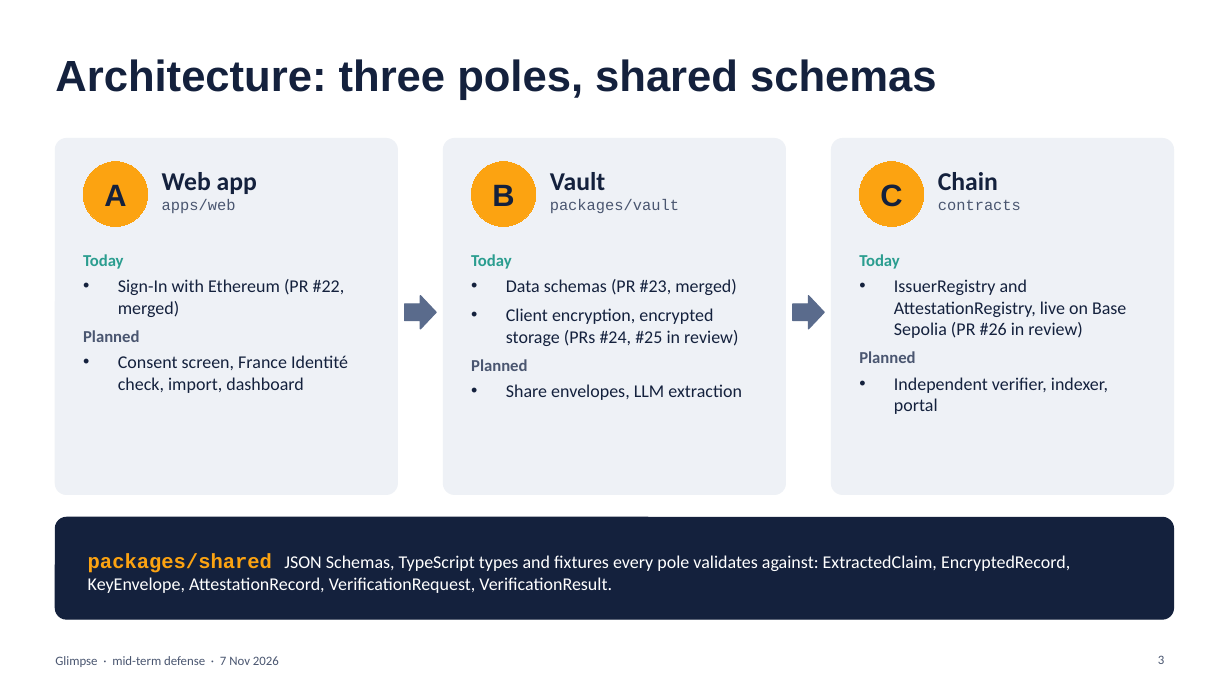
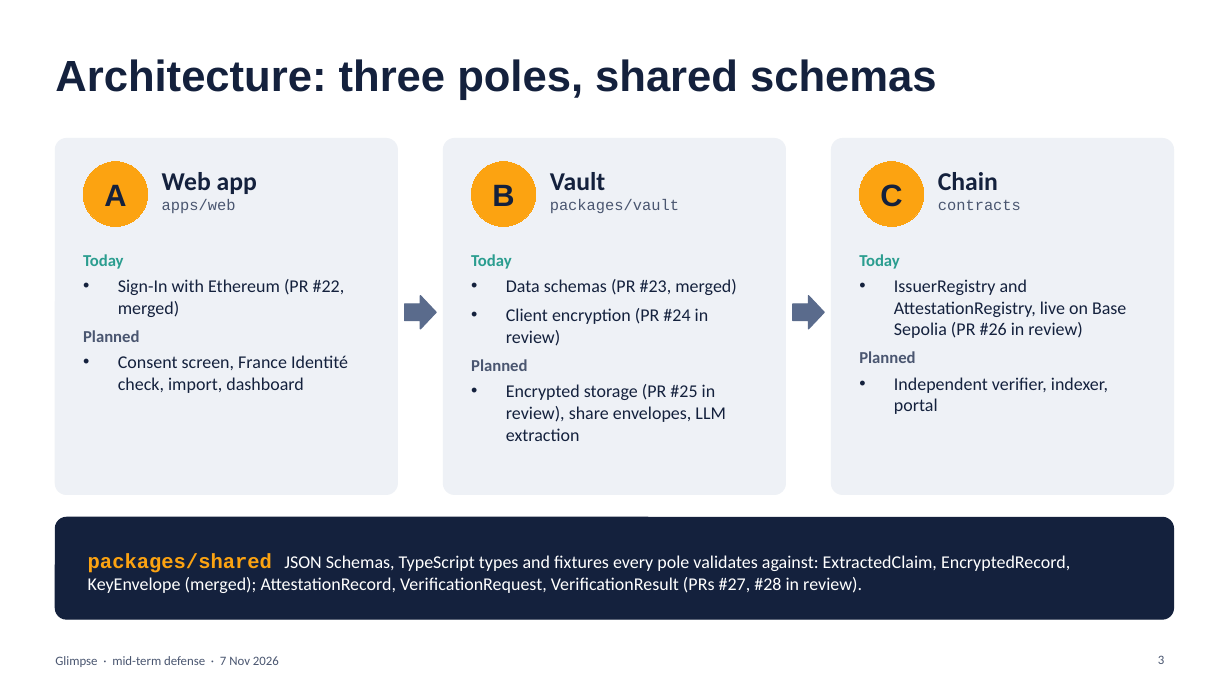
Before and after one commit to CouturierNathan/Glimpse, a slide deck: slide 3 of docs/mid-term-demo.pptx. Drawn at 1232x693 pixels with LibreOffice and Linux fonts; fonts in the diff are those of the drawing. Boxes give left, top, right and bottom in pixels: in the first picture for what was removed or moved away, otherwise in the second. Text is boxed around its words. In the diff, an @@ line names an element or a change of style, - is before the commit and + after.

Commit message:
Separate pole and source-class badges in the defense slides (#20)
The A, B and C badges meant poles on most slides and source classes on
the trust model slide. Classes now have their own badge and label.
Encrypted storage and the pole C shared types are shown as in review,
not as done, and the per-class verdicts are credited to our reading of
the doc rather than to its section 4.

```diff
--- a/docs/mid-term-demo.pptx
+++ b/docs/mid-term-demo.pptx
@@ text at <box>506,308,709,346</box>: text changed @@
-• Client encryption, encrypted storage (PRs #24, #25 in review)
+• Client encryption (PR #24 in review)
@@ text at <box>506,384,725,441</box>: text changed @@
-• Share envelopes, LLM extraction
+• Encrypted storage (PR #25 in review), share envelopes, LLM extraction
@@ text at <box>88,553,1070,593</box>: text changed @@
-packages/shared JSON Schemas, TypeScript types and fixtures every pole validates against: ExtractedClaim, EncryptedRecord, KeyEnvelope, AttestationRecord, VerificationRequest, VerificationResult.
+packages/shared JSON Schemas, TypeScript types and fixtures every pole validates against: ExtractedClaim, EncryptedRecord, KeyEnvelope (merged); AttestationRecord, VerificationRequest, VerificationResult (PRs #27, #28 in review).
```
Also in this commit, not shown: 1 other slide changed.
